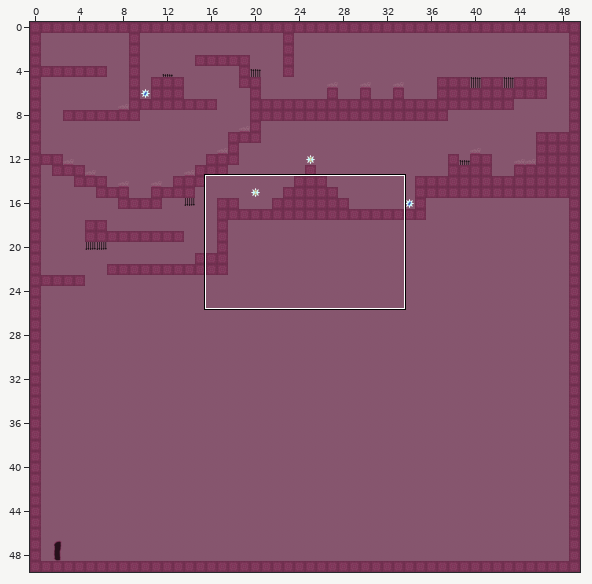
Tiled map: assets/maps/Level1.tmx. The picture above shows the old version from afar; the outline marks the close-up.
Close-up. As it was:
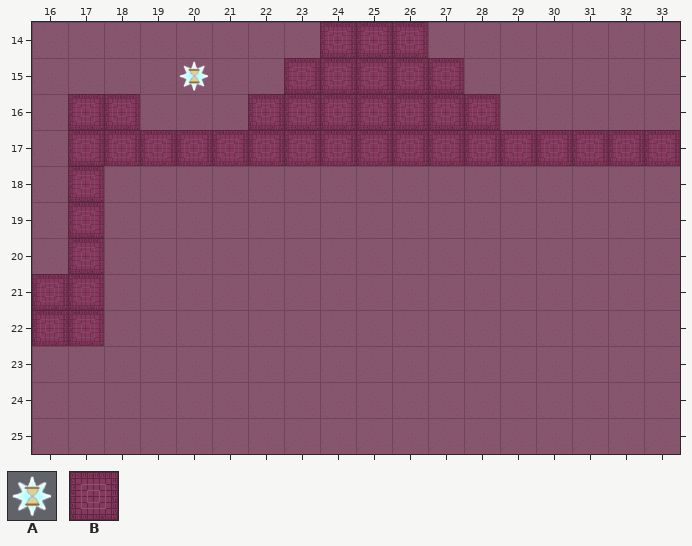
Cells are 64x64 px. Shown: x 16..33, y 14..25. The commit also changed other parts of the map, which this record leaves out.
Key: from "pickup_artifact": A 0; from "walls_and_background": B 0.
_ is an empty cell.
Objects are placed by their top-left corner, in cells (3,4 is the top-left corner of cell 3,4); size is 1x1 cell unless given.
Layers that did not change in this view are not listed.
Layer "Walls" before, first column x 16:
14 ________BBB_______
15 _______BBBBB______
16 _BB___BBBBBBB_____
17 _BBBBBBBBBBBBBBBBB
18 _B________________
19 _B________________
20 _B________________
21 BB________________
22 BB________________
23 __________________
24 __________________
25 __________________
Objects on layer "Objects" before:
A "player_start" at 20,15
The result:
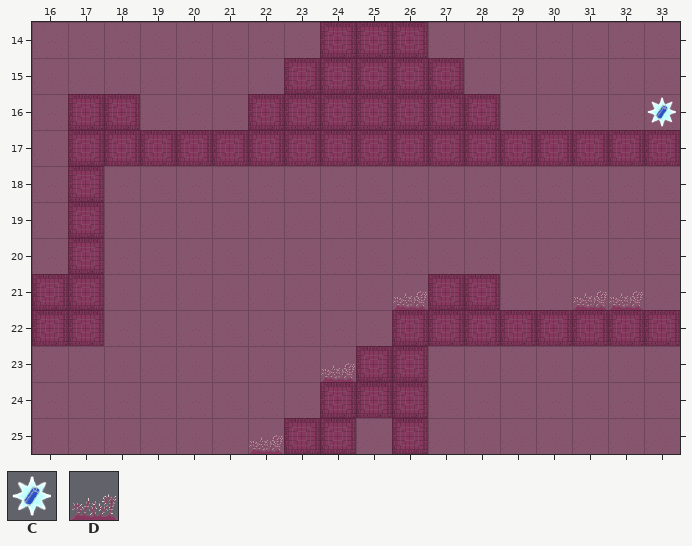
Further tiles: from "pickup_health": C 0; from "spikes": D 0.
What changed:
Layer "Objects":
Object A "player_start" at 20,15 moves outside this view.
Object C "battery" at 33,16 comes in from outside this view.
A new object: D "spikes" at 26,21.
A new object: D "spikes" at 31,21.
A new object: D "spikes" at 32,21.
A new object: D "spikes" at 24,23.
A new object: D "spikes" at 22,25.
Layer "Walls":
There is now tile B in row 21 at x 27 to 28; in row 22 at x 26 to 33; in row 23 at x 25 to 26; in row 24 at x 24 to 26; in row 25 at x 23 to 24 and 26.
Where, in picture pixels (left, top, right, bottom), the same in both close-ups:
old place: (179, 61, 209, 91)
new place: (647, 97, 676, 127)
added: (249, 274, 680, 454)
